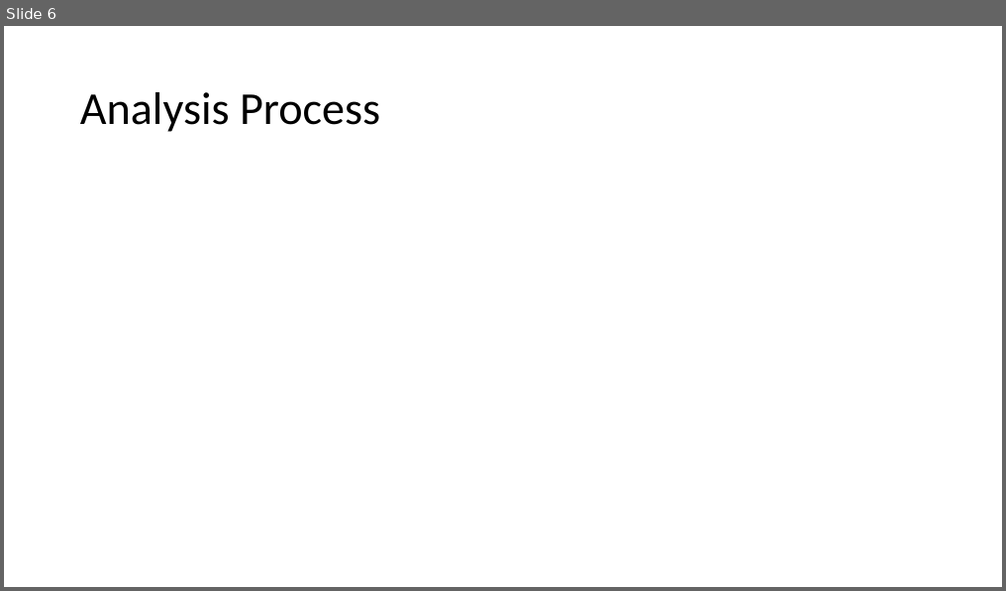
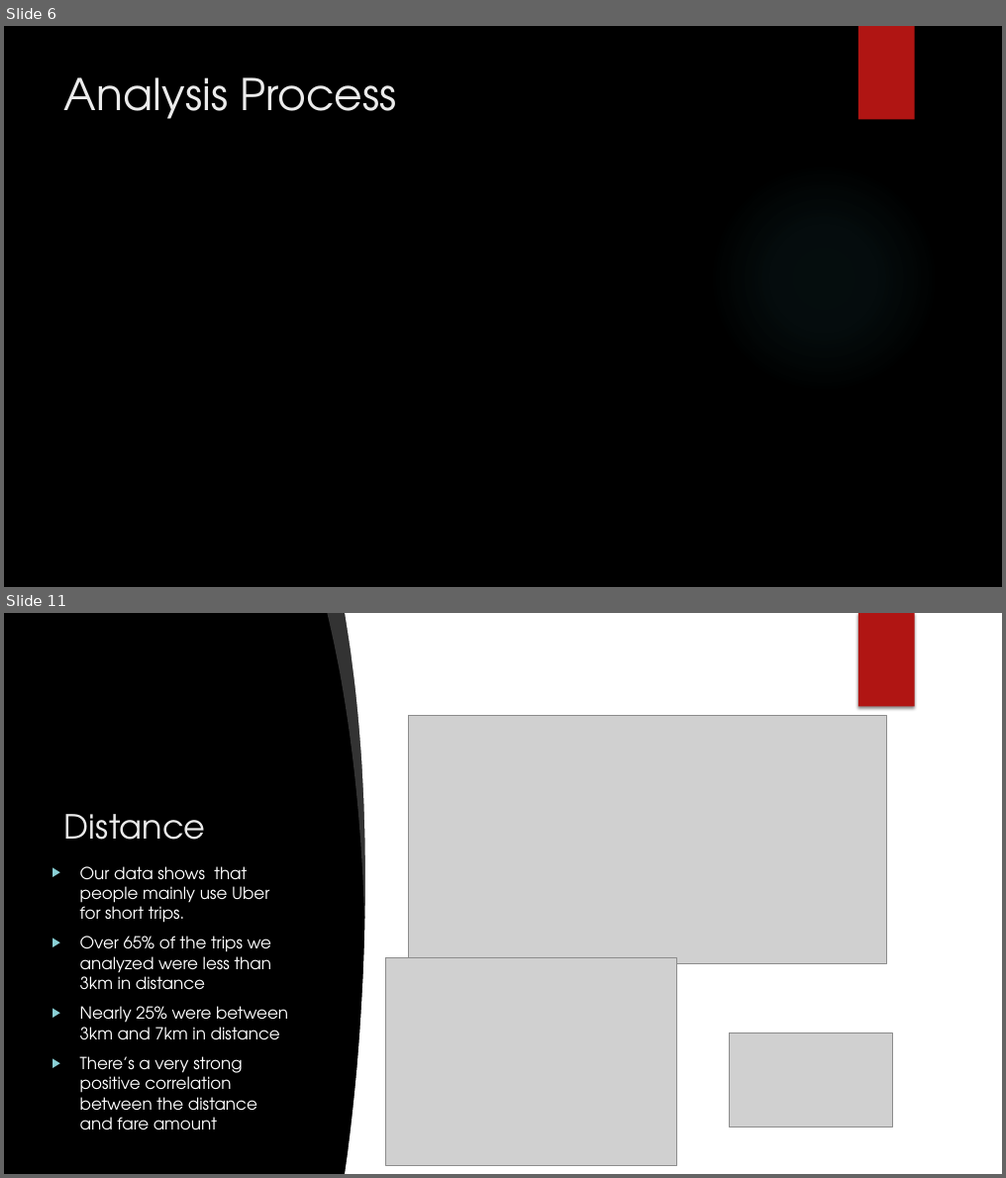
Before and after one commit to Maliha2030/Project1_The_A_Team_Uber, a slide deck: The A Team.pptx. Shown one above the other, each under a label of ours: slide 6 before the commit, slides 6 and 11 after it; the slides between them are not shown. The pictures are 1006x591 and 1006x1178 pixels, drawn with LibreOffice and Linux fonts; fonts in the diff are those of the drawing; grey boxes stand for pictures; background and template pictures are left out. Boxes give left, top, right and bottom in pixels: in the first picture for what was removed or moved away, otherwise in the second. Text is boxed around its words. In the diff, an @@ line names an element or a change of style, - is before the commit and + after.

```diff
--- a/The A Team.pptx
+++ b/The A Team.pptx
@@ slide 11 added at bbox=[4, 613, 1002, 1174], background picture (left out); not listed: 1 template element that a slide beside it also shows @@
@@ freeform shape added at bbox=[328, 613, 373, 917], fill #FFFFFF at 20% opacity @@
@@ freeform shape added at bbox=[345, 613, 1002, 1174], fill #FFFFFF @@
@@ rectangle added at bbox=[858, 613, 915, 707], fill #B01513 @@
@@ picture added at bbox=[409, 716, 887, 964] @@
@@ title added at bbox=[64, 814, 206, 840], 32 pt, text #EBEBEB @@
+Distance
@@ text added at bbox=[80, 866, 288, 1131], 16 pt, text #FFFFFF @@
+▶ Our data shows that people mainly use Uber for short trips.
+▶ Over 65% of the trips we analyzed were less than 3km in distance
+▶ Nearly 25% were between 3km and 7km in distance
+▶ There’s a very strong positive correlation between the distance and fare amount
@@ picture added at bbox=[386, 958, 677, 1165] @@
@@ picture added at bbox=[730, 1033, 893, 1128] @@
@@ slide 6 changed as well @@
@@ background #FFFFFF to picture (left out) @@
@@ rectangle added at bbox=[858, 26, 915, 120], fill #B01513 @@
@@ title "Analysis Process": place and size @@
-title "Analysis Process" at bbox=[80, 92, 380, 132]
+title "Analysis Process" at bbox=[64, 77, 396, 119]
@@ title "Analysis Process" at bbox=[64, 77, 396, 119]: size 44 to 42 pt, font Calibri to TeX Gyre Adventor, text colour #000000 to #EBEBEB; line spacing 0.9 to 1; vertical alignment middle to top @@
@@ ellipse added at bbox=[709, 163, 939, 393], fill gradient #50B9C1 @@
```
Also in this commit, not shown: 8 other slides changed, 3 other slides added, 3 slides removed.
